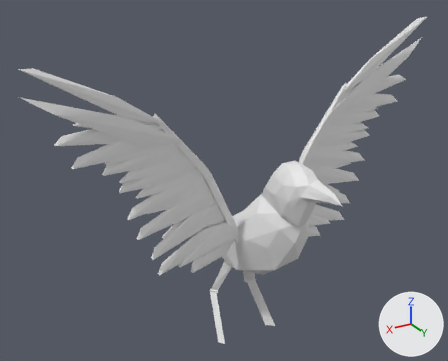
The Blender file Assets/Blender/raven.blend as it was, and as the next commit left it.
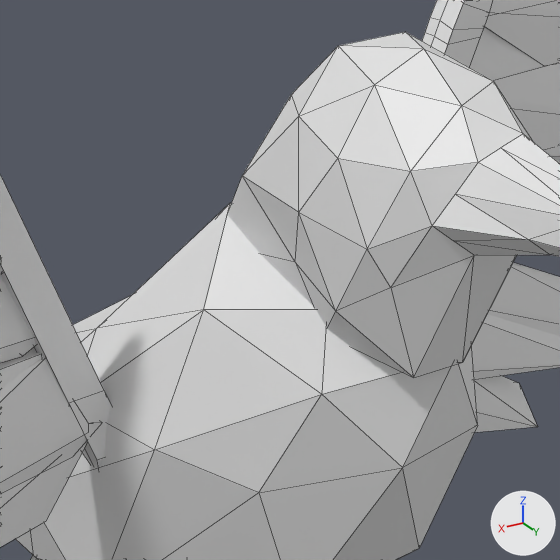
Each version is shown whole from a 50 mm camera at (10.79, 16.73, 15.09) aimed at (0.77, 0.02, 6.74), then close up on the part from 49% to 72% of the width and 43% to 72% of the height. The axes (+X, +Y, +Z) are drawn at lower right. The lights are the same throughout. The close-ups show mesh edges as thin lines. Objects named as collision shapes, trigger or cutter boxes, shadow casters or lower levels of detail are left out.

Names of what the first close-up shows: 'Body'.
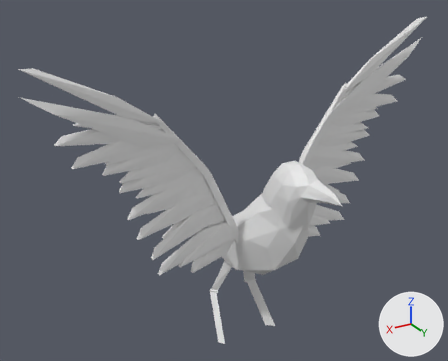
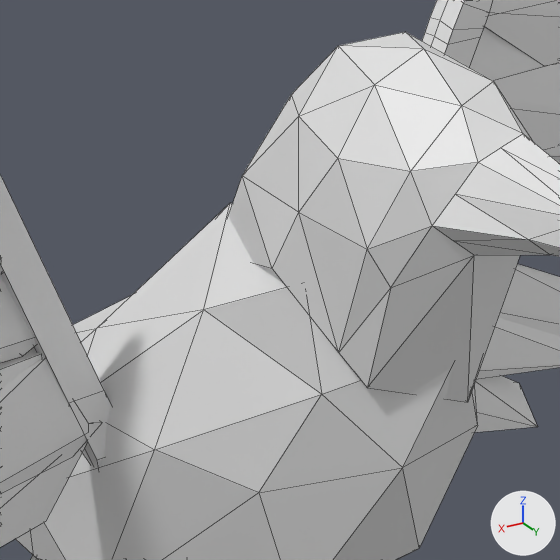
Changed parts and their boxes [x1, y1, x2, y2] in the close-ups (560 x 560 px; the box of a moved part takes in the faces that stretch with it):
part 1 of me_head, moved or reshaped
    before: [204, 176, 517, 468]
    after: [204, 176, 520, 468]

Patch to the scene script:
```diff
--- a/Assets/Blender/raven.blend.py
+++ b/Assets/Blender/raven.blend.py
@@ me_head @@
 me_head.from_pydata(...)  # 832 vertices, 800 faces; spans x -7.01..7.38, y -4.52..4.08, z -4.68..6.9
 # used by ob_body; location = (0.0, 0.983, 4.839)
 # verts and faces of me_head; kept vertices keep their numbers, new ones are numbered from 832
 # before: 9 (0.35, 1.75, 1.69), 31 (-0.09, 2.43, 1.56), 35 (-0.45, 1.57, 1.71), 40 (-0.41, -0.04, 1.33), 43 (0.41, 1.51, 1.92) at pixel (295, 262)
 # before: 54 (-0.15, 1.53, 1.52), 56 (0.12, 0.25, 1.46), 57 (0.5, 2.03, 1.84) at pixel (335, 311), 58 (0.22, 2.44, 1.52) at pixel (413, 377), 59 (-0.47, 2.03, 1.49)
 # before: 60 (-0.49, 1.53, 1.84), 61 (-0.15, 2.42, 1.5) at pixel (462, 362)
+# me_head part 1
+verts[9] = (0.52, 1.75, 1.91)  # moved
+verts[31] = (-0.04, 2.56, 1.72)  # moved
+verts[35] = (-0.54, 1.57, 1.91)  # moved
+verts[40] = (-0.58, -0.04, 1.33)  # moved
+verts[43] = (0.58, 1.51, 1.92)  # moved, pixel (272, 268)
+verts[54] = (-0.15, 1.53, 1.21)  # moved
+verts[56] = (0.12, 0.25, 1.4)  # moved
+verts[57] = (0.46, 2.03, 1.56)  # moved, pixel (338, 352)
+verts[58] = (0.37, 2.2, 1.38)  # moved, pixel (367, 387)
+verts[59] = (-0.59, 2.03, 1.32)  # moved
+verts[60] = (-0.61, 1.53, 1.84)  # moved
+verts[61] = (-0.15, 2.49, 1.27)  # moved, pixel (467, 402)
```
